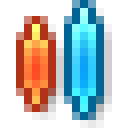
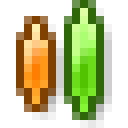
Layered file, before and after one edit (w=128, h=128). Changes by layer:
added group "Left" with 4 layers above "Right" over [24, 24, 48, 104]
added group "Red" (1st of 2, in "Left") with 1 layers in group "Left" over [24, 24, 48, 104]
moved "Red" (2nd of 2, in "Left" › "Red") into group "Red" over [24, 24, 48, 104]
added group "Right" with 6 layers over [72, 8, 96, 112]
added group "Green" (1st of 2, in "Right") with 1 layers in group "Right" over [72, 8, 96, 112]
showed "Green" (2nd of 2, in "Right" › "Green"), moved it into group "Green" over [72, 8, 96, 112]
moved "Blue" (2nd of 2, in "Right" › "Blue") into group "Blue" over [72, 8, 96, 112]
